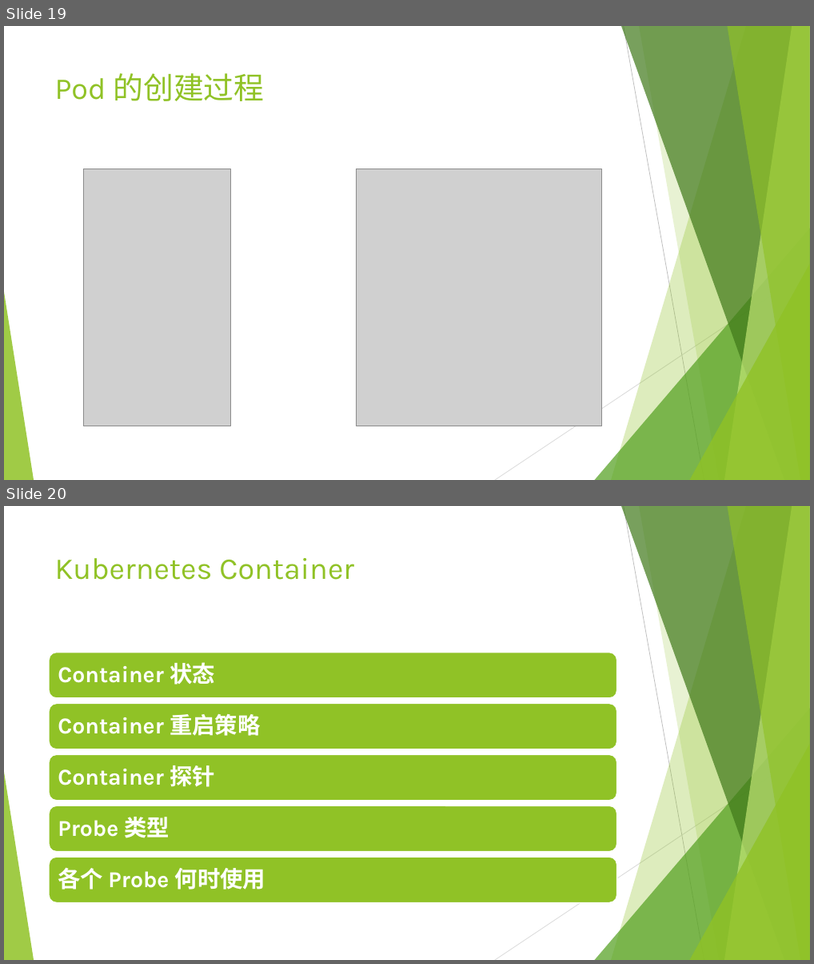
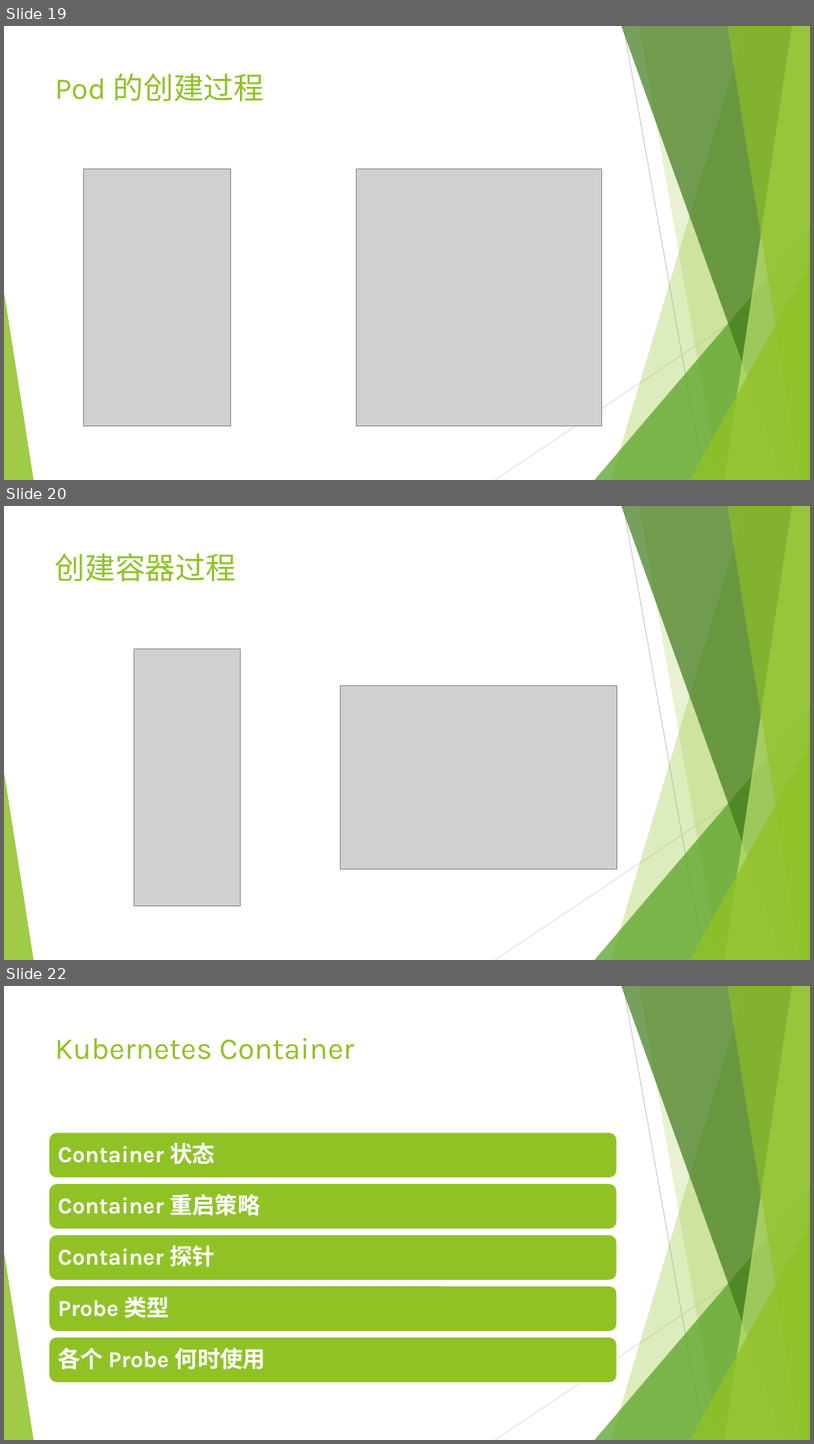
Before and after one commit to qinyudong89/qinyudong.github.io, a slide deck: _posts/k8s/Kubernetes原理.pptx. Shown one above the other, each under a label of ours: slides 19 and 20 before the commit, slides 19, 20 and 22 after it; the slides between them are not shown. The pictures are 814x964 and 814x1444 pixels, drawn with LibreOffice and Linux fonts; fonts in the diff are those of the drawing; grey boxes stand for pictures. Boxes give left, top, right and bottom in pixels: in the first picture for what was removed or moved away, otherwise in the second. Text is boxed around its words. In the diff, an @@ line names an element or a change of style, - is before the commit and + after.

```diff
--- a/_posts/k8s/Kubernetes原理.pptx
+++ b/_posts/k8s/Kubernetes原理.pptx
@@ slide 20 added at bbox=[4, 506, 810, 960], background #FFFFFF; not listed: 10 template elements that a slide beside it also shows @@
@@ title added at bbox=[55, 553, 237, 581], 36 pt, text #90C226 @@
+创建容器过程
@@ picture added at bbox=[134, 648, 240, 905] @@
@@ picture added at bbox=[341, 686, 618, 869] @@
@@ what was slide 20 is now slide 22 @@
```
Also in this commit, not shown: 2 other slides added, 1 slide removed.
